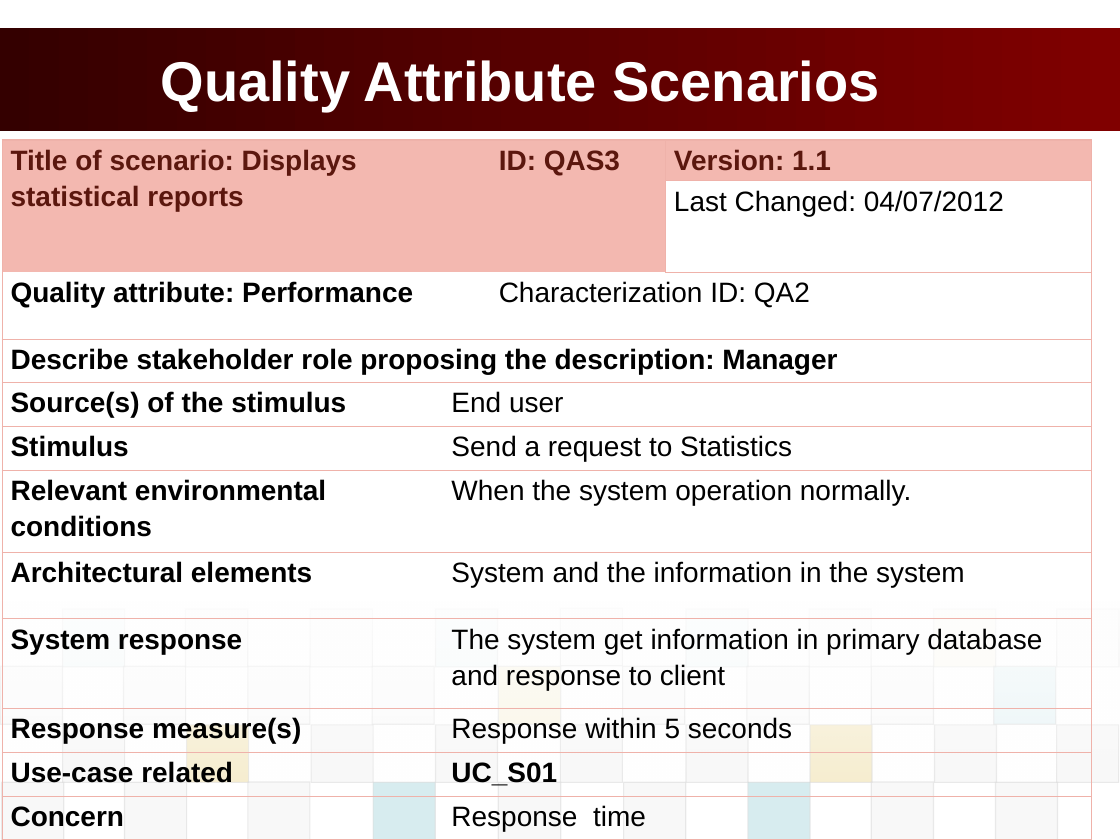
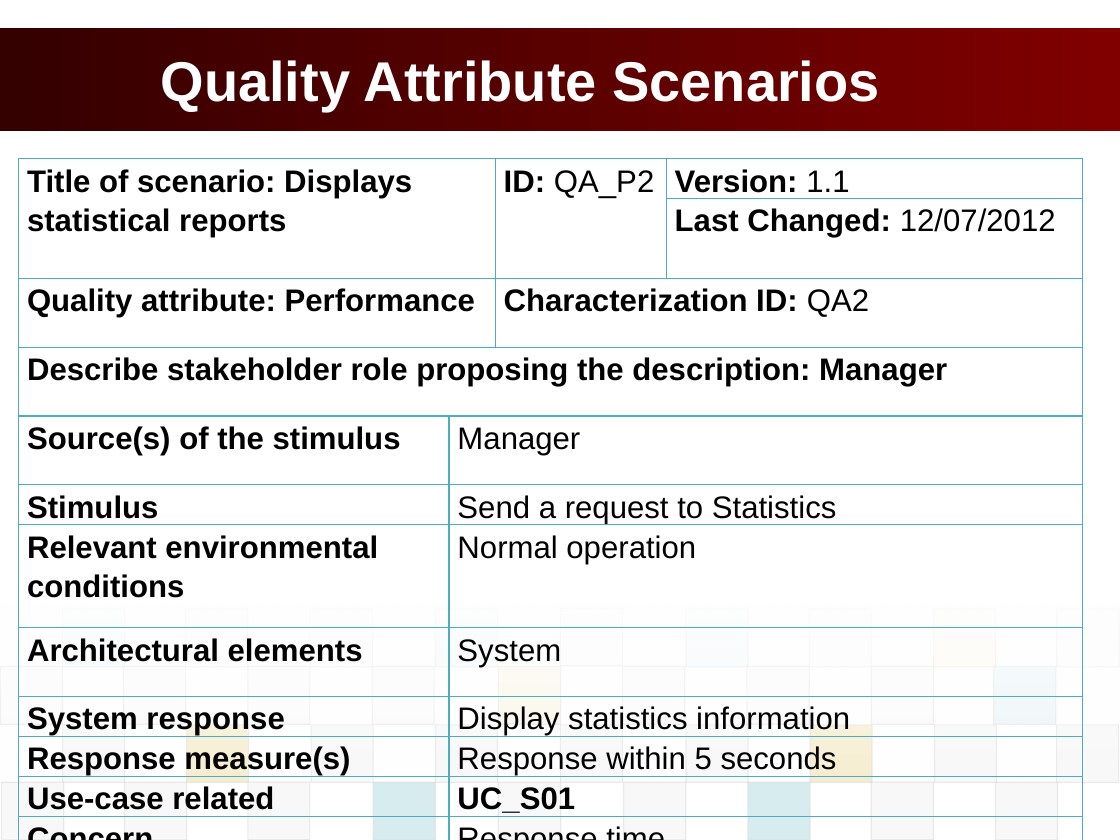
Before and after one commit to vucongthuc/hit-team-2012, a slide deck: slide 18 of Architect and Design/Final Project/K15T2_Team2_FinalProject/POS_Presentation/POS_PresentationSlide.pptx. Drawn at 1120x840 pixels with LibreOffice and Linux fonts; fonts in the diff are those of the drawing; background and template pictures are left out. Boxes give left, top, right and bottom in pixels: in the first picture for what was removed or moved away, otherwise in the second. Text is boxed around its words. In the diff, an @@ line names an element or a change of style, - is before the commit and + after.

```diff
--- a/Architect and Design/Final Project/K15T2_Team2_FinalProject/POS_Presentation/POS_PresentationSlide.pptx
+++ b/Architect and Design/Final Project/K15T2_Team2_FinalProject/POS_Presentation/POS_PresentationSlide.pptx
@@ table at box(19, 159, 1083, 840) @@
-row 1, column 3: ID: QAS3
+row 1, column 3: ID: QA_P2
-row 2, column 4: Last Changed: 04/07/2012
+row 2, column 4: Last Changed: 12/07/2012
-row 5, column 2: End user
+row 5, column 2: Manager
-row 7, column 2: When the system operation normally.
+row 7, column 2: Normal operation
-row 8, column 2: System and the information in the system
+row 8, column 2: System
-row 9, column 2: The system get information in primary database and response to client
+row 9, column 2: Display statistics information
@@ size 18 to 20 pt in "Title of scenario: Displays statistical reports", "Version: 1.1", "Quality attribute: Performance", "Characterization ID: QA2" and 13 more places @@
@@ text colour #5B170E to #000000 in "Title of scenario: Displays statistical reports", "Version: 1.1" @@
@@ borders changed @@
@@ table: place and size @@
-table at box(2, 140, 1092, 840)
+table at box(19, 159, 1083, 840)
```
Also in this commit, not shown: 8 other slides changed, 5 other files.
